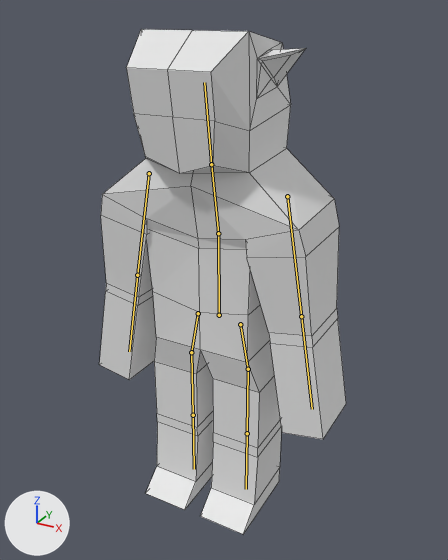
The Blender file Blender-mobs/RPGGame_Characters.blend, before and after one commit.
The view is the same before and after, from a camera (50 mm lens) standing at (0.874, -1.557, 1.585) and looking at (0.023, -0.01, 0.812). The axes (+X, +Y, +Z) are drawn at lower left. The lights are the same throughout. Both versions are drawn at frame 0 of the action 'idle'; the numbers are the values there. The bones that bend it are drawn over the model as lines. Mesh edges are drawn as thin lines.
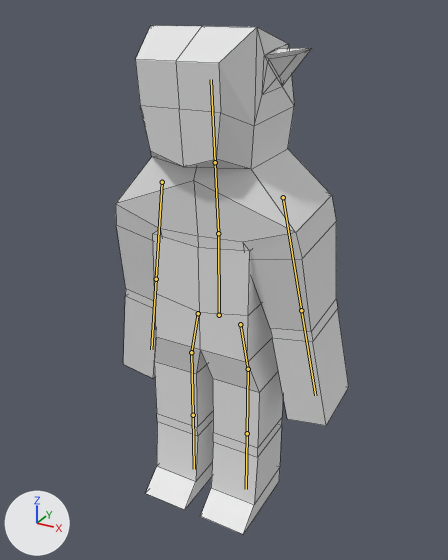
Changed parts and their boxes (x1, y1, x2, y2) in the pictures (448 x 560 px):
'Cube', posed
    before: (99, 29, 346, 534)
    after: (116, 26, 349, 534)
bone 'chest', root to tip
    before: (218, 233) to (211, 164)
    after: (218, 233) to (215, 162)
bone 'head', root to tip
    before: (211, 164) to (204, 82)
    after: (215, 162) to (211, 79)
bone 'arm l 1', root to tip
    before: (287, 196) to (301, 316)
    after: (283, 197) to (301, 310)
bone 'arm r 1', root to tip
    before: (149, 173) to (137, 275)
    after: (162, 182) to (156, 279)

The edits, one by one:
Bone 'chest' (bone_chest) turns from (10, 0, 0) to (5, 0, 0) degrees about its own x, y and z.
Bone 'head' (bone_head) turns from (-1, 0, 0) to (0, 0, 0) degrees about its own x, y and z.
Bone 'arm l 1' (bone_arm_l_1) moves from (-0.039, 0.074, 0.001) to (-0.029, 0.053, 0.0).
Bone 'arm l 1' (bone_arm_l_1) turns from (11, -2, -80) to (0, 0, -80) degrees about its own x, y and z.
Bone 'arm r 1' (bone_arm_r_1) moves from (-0.001, 0.069, -0.049) to (0.0, 0.033, -0.02).
Bone 'arm r 1' (bone_arm_r_1) turns from (80, 11, 0) to (80, 0, 0) degrees about its own x, y and z.
